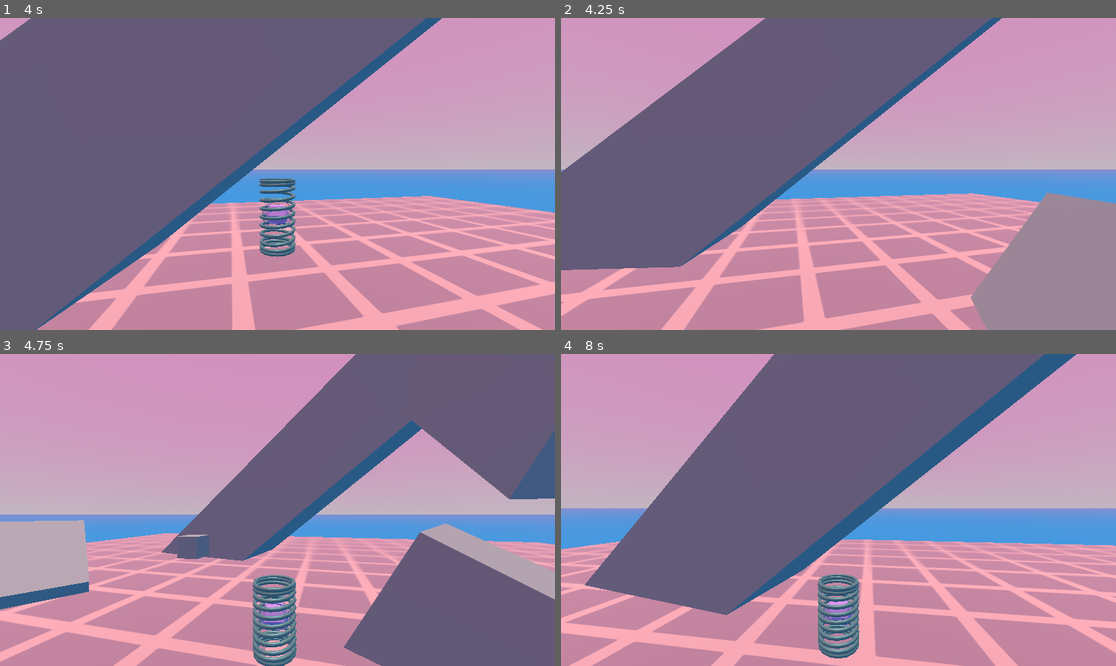
Above: before the commit, frames 1-4 (two rows, left to right).
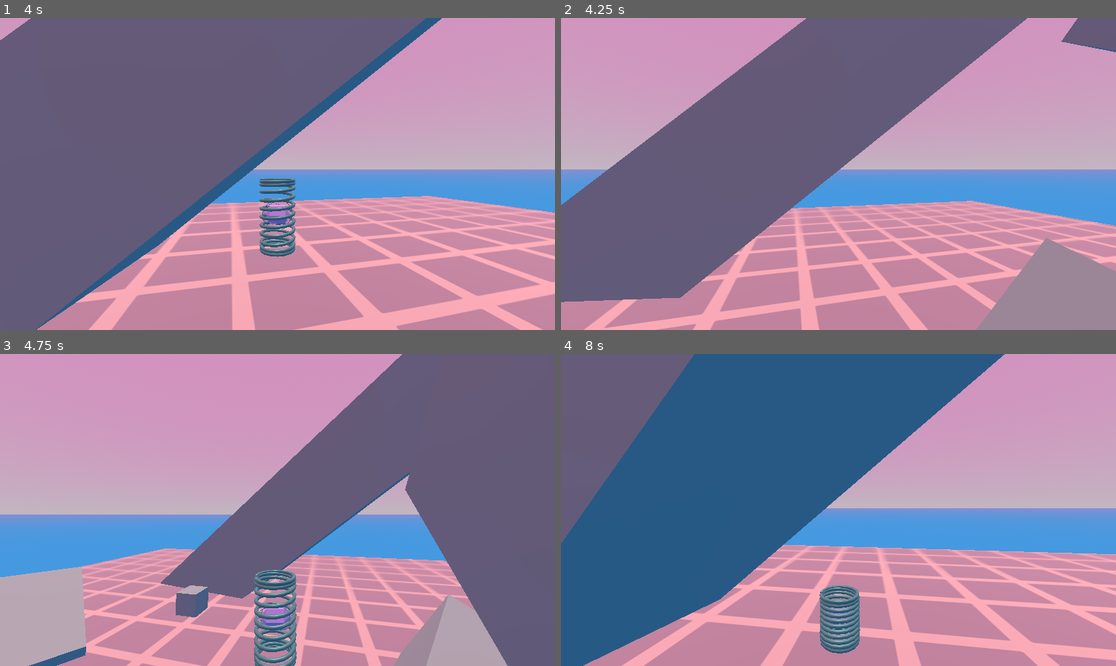
Above: after the commit, the same moments.

Repository: Althories/springstar
Game: Godot game, scene res://Scenes/Levels/main.tscn
The game is run twice, just before and just after one commit, with the same random seed, the same clock (stepped at 60 frames per second) and the same inputs. This scene is started directly instead of the project's main scene.
Inputs (mouse positions are in pixels of both pictures, inside the frame that each line leads up to):
- Up to frame 1 (4 s): move the mouse to (305, 174) at 0.52 s; press the mouse at (305, 174) at 0.53 s; hold W (move_forward) from 0.53 s (still down); tap Space (jump) at 0.77, 1.52, 3.02, 3.77 s; move the mouse to (249, 174) at 1.27 s; release the mouse at (249, 174) at 1.28 s; tap Tab (show_compass) at 1.35, 2.85 s; move the mouse to (288, 167) at 2.02 s; press the mouse at (288, 167) at 2.03 s; move the mouse to (271, 180) at 2.77 s; release the mouse at (271, 180) at 2.78 s; move the mouse to (316, 177) at 3.52 s; press the mouse at (316, 177) at 3.53 s
- Up to frame 2 (4.25 s): keep holding W (move_forward); tap R (reset) at 4.15 s
- Up to frame 3 (4.75 s): keep holding W (move_forward); move the mouse to (233, 506) at 4.27 s; release the mouse at (233, 506) at 4.28 s; tap Tab (show_compass) at 4.35 s; tap Space (jump) at 4.52 s
- Up to frame 4 (8 s): move the mouse to (844, 510) at 5.02 s; press the mouse at (844, 510) at 5.03 s; move the mouse to (816, 503) at 5.77 s; release W (move_forward) at 5.78 s; release the mouse at (816, 503) at 5.78 s; hold D (move_right) 5.78-6.53 s; tap Tab (show_compass) at 5.85, 7.35 s; tap Space (jump) at 6.02, 6.77, 7.52 s; move the mouse to (866, 510) at 6.52 s; press the mouse at (866, 510) at 6.53 s; hold W (move_forward) from 6.53 s (still down); move the mouse to (810, 510) at 7.27 s; release the mouse at (810, 510) at 7.28 s

Frame 1 is identical in both runs. In frame 2, 27% of the frame differs, in the area x 0-100%, y 0-100%; in frame 3, 41%; in frame 4, 70%.

Commit message:
signal connected
checkpoint works now yay

Diff:
--- a/Scenes/Levels/Checkpoint/Checkpoint_Zone.tscn
+++ b/Scenes/Levels/Checkpoint/Checkpoint_Zone.tscn
@@ -6,11 +6,11 @@
 
 [sub_resource type="BoxMesh" id="BoxMesh_d8okw"]
 
-[node name="TestCP" type="Area3D"]
+[node name="Checkpoint" type="Area3D"]
 script = ExtResource("1_rq2ec")
 
-[node name="TestCP_COL" type="CollisionShape3D" parent="."]
+[node name="Checkpoint_Col" type="CollisionShape3D" parent="."]
 shape = SubResource("BoxShape3D_5sf7f")
 
-[node name="TestCP_MESH" type="MeshInstance3D" parent="."]
+[node name="Checkpoint_Mesh" type="MeshInstance3D" parent="."]
 mesh = SubResource("BoxMesh_d8okw")
--- a/Scenes/Levels/main.tscn
+++ b/Scenes/Levels/main.tscn
@@ -177,6 +177,11 @@
 
 [node name="CollisionShape3D" type="CollisionShape3D" parent="World/WorldGeometry/platform4"]
 shape = SubResource("BoxShape3D_043wf")
+
+[node name="Checkpoints" type="Node" parent="World"]
+
+[node name="Checkpoint_1" parent="World/Checkpoints" instance=ExtResource("10_d8okw")]
+transform = Transform3D(1, 0, 0, 0, 1, 0, 0, 0, 1, -4.94339, 1.69183, -4.23631)
 
 [node name="SpringStuff" type="Node" parent="."]
 
@@ -225,9 +230,7 @@
 [node name="ship_part" parent="." instance=ExtResource("6_5sf7f")]
 transform = Transform3D(1, 0, 0, 0, 1, 0, 0, 0, 1, -4.5908, 0, 5.34515)
 
-[node name="TestCP" parent="." instance=ExtResource("10_d8okw")]
-transform = Transform3D(1, 0, 0, 0, 1, 0, 0, 0, 1, -4.94339, 1.69183, -4.23631)
-
+[connection signal="cp_pos" from="World/Checkpoints/Checkpoint_1" to="SpringStuff/TestSpring" method="_on_cp_pos"]
 [connection signal="spring_pos" from="SpringStuff/TestSpring" to="SpringStuff/Compass" method="_on_test_spring_spring_pos"]
 [connection signal="target_pos" from="ship_part" to="SpringStuff/Compass" method="_on_ship_part_target_pos"]
 
--- a/Scripts/Checkpoints/checkpoint.gd
+++ b/Scripts/Checkpoints/checkpoint.gd
@@ -1,14 +1,22 @@
 extends Area3D
 
-#This general use area script can be edited for any area3D node
+#This general use area script can be edited for any area3D node.
+#Upon adding a checkpoint instance to a scene, connect the
+#'cp_pos' signal to the _on_cp_pos method of the spring CharacterBody3D.
+
+var respawn_pos = Vector3(0, 20, 0)		#This controls where the spring will respawn
+										#if the spring enters this area
 
 var spring	#This stores the path of the spring node
 			#so that the area can check whether the spring overlaps it
 			#my only worry is whether this constant check impacts performance
+signal cp_pos(cp_position)
 
 func _ready() -> void:
-	spring = get_node("../SpringStuff/TestSpring")	#This will break if this changes (teehee)
+	#warning: Messing with the tree hierarchy above SpringStuff may break this :[
+	#to fix, recopy spring path by dragging the Spring node into the script path area (remove $)
+	spring = get_node("../../../SpringStuff/TestSpring")
 
-func _process(_float) -> void:
+func _process(_delta: float) -> void:
 	if overlaps_body(spring):
-		print("spring REGISTERED")
+		cp_pos.emit(respawn_pos)
--- a/Scripts/SpringCharacter/spring_script.gd
+++ b/Scripts/SpringCharacter/spring_script.gd
@@ -28,6 +28,7 @@
 var most_recent_groundpoint = Vector3()
 var aim_vector = Vector3()
 var bonk_timer = 0									# bonq :3
+var reset_position = Vector3(0, 5, 0)		#Change this to grab something from world _ready later
 
 #https://docs.godotengine.org/en/stable/classes/class_node3d.html#class-node3d-method-look-at
 #look_at(Vector3(target_position.x, position.y, target_position.z), Vector3.UP)
@@ -157,7 +158,7 @@
 
 func reset() -> void:
 	'''Reset player to state on startup'''
-	position = Vector3(0, reset_height, 0) 		#Reset position to center +2 y height to not clip into ground
+	position = reset_position 		#Reset position to center +2 y height to not clip into ground
 	velocity = Vector3(0, 0, 0)			#Reset velocity
 
 func animate(input: String) -> void:
@@ -209,3 +210,7 @@
 		if(rotationSpeed > 1):
 			rotationSpeed -= 0.05
 			animationTree["parameters/RingsSpeed/scale"] = rotationSpeed
+
+#signals block -----------
+func _on_cp_pos(cp_position: Variant) -> void:
+	reset_position = cp_position
